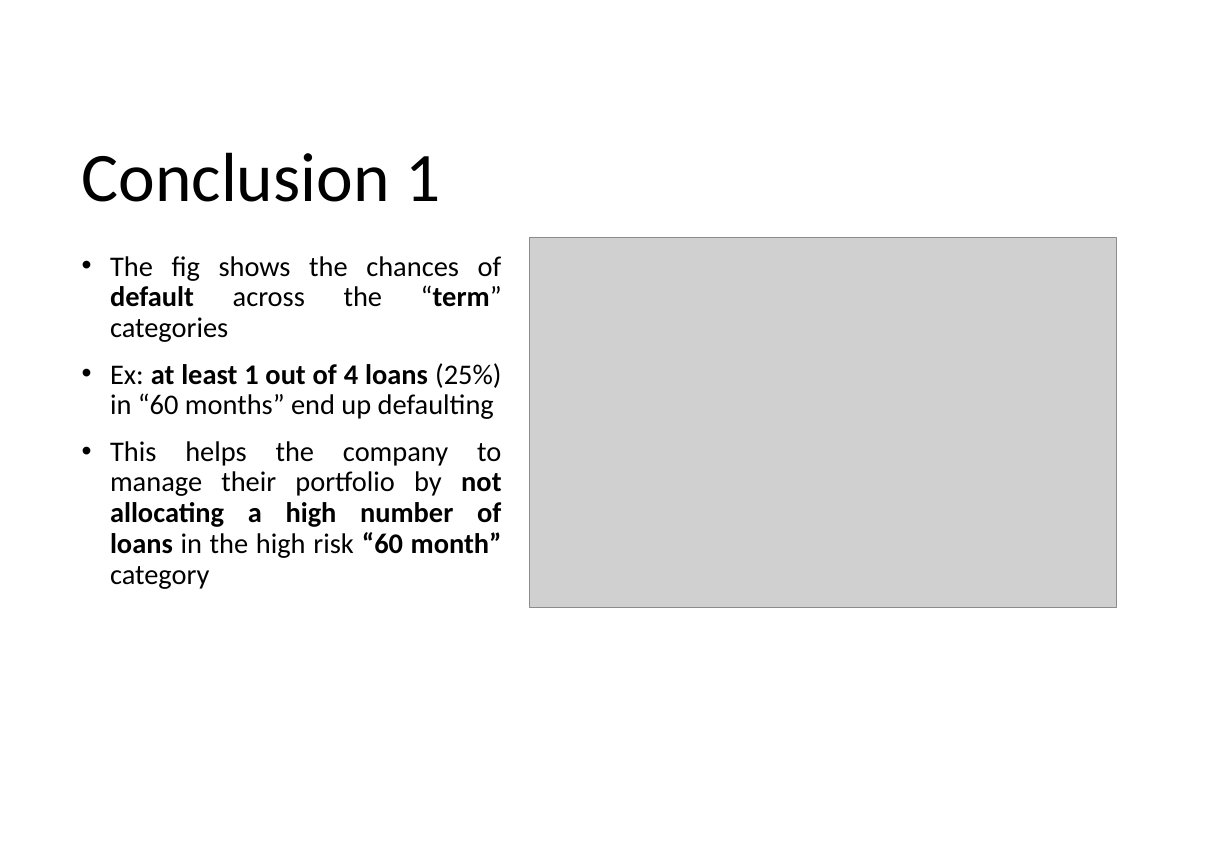
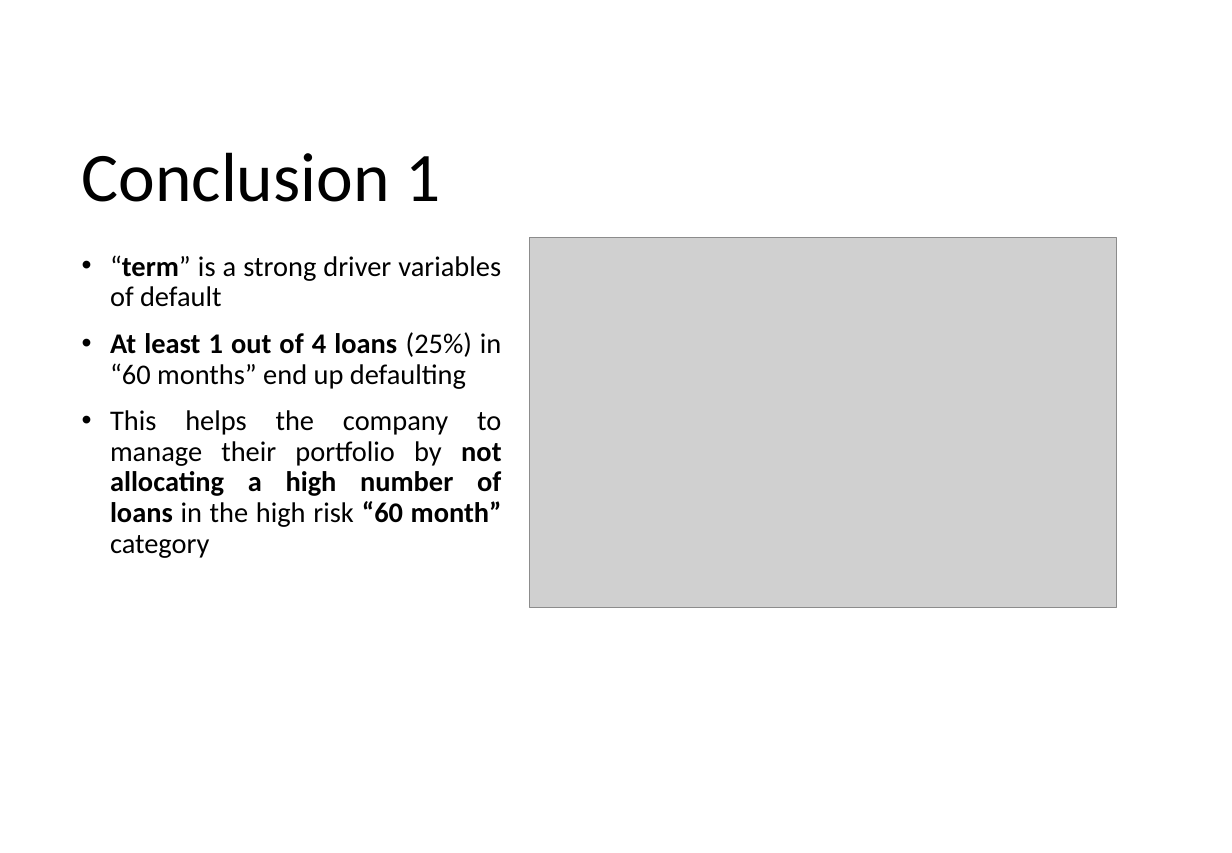
Before and after one commit to krishnajiraoh/upGrad_lending_club_case_study, a slide deck: slide 1 of Insights.pptx. Drawn at 1232x853 pixels with LibreOffice and Linux fonts; fonts in the diff are those of the drawing; grey boxes stand for pictures. Boxes give left, top, right and bottom in pixels: in the first picture for what was removed or moved away, otherwise in the second. Text is boxed around its words. In the diff, an @@ line names an element or a change of style, - is before the commit and + after.

```diff
--- a/Insights.pptx
+++ b/Insights.pptx
@@ text at (x1=110, y1=255, x2=501, y2=389): text changed @@
-• The fig shows the chances of default across the “term” categories
-• Ex: at least 1 out of 4 loans (25%) in “60 months” end up defaulting
+• “term” is a strong driver variables of default
+• At least 1 out of 4 loans (25%) in “60 months” end up defaulting
```
Also in this commit, not shown: 6 other slides changed, 2 slides added.
